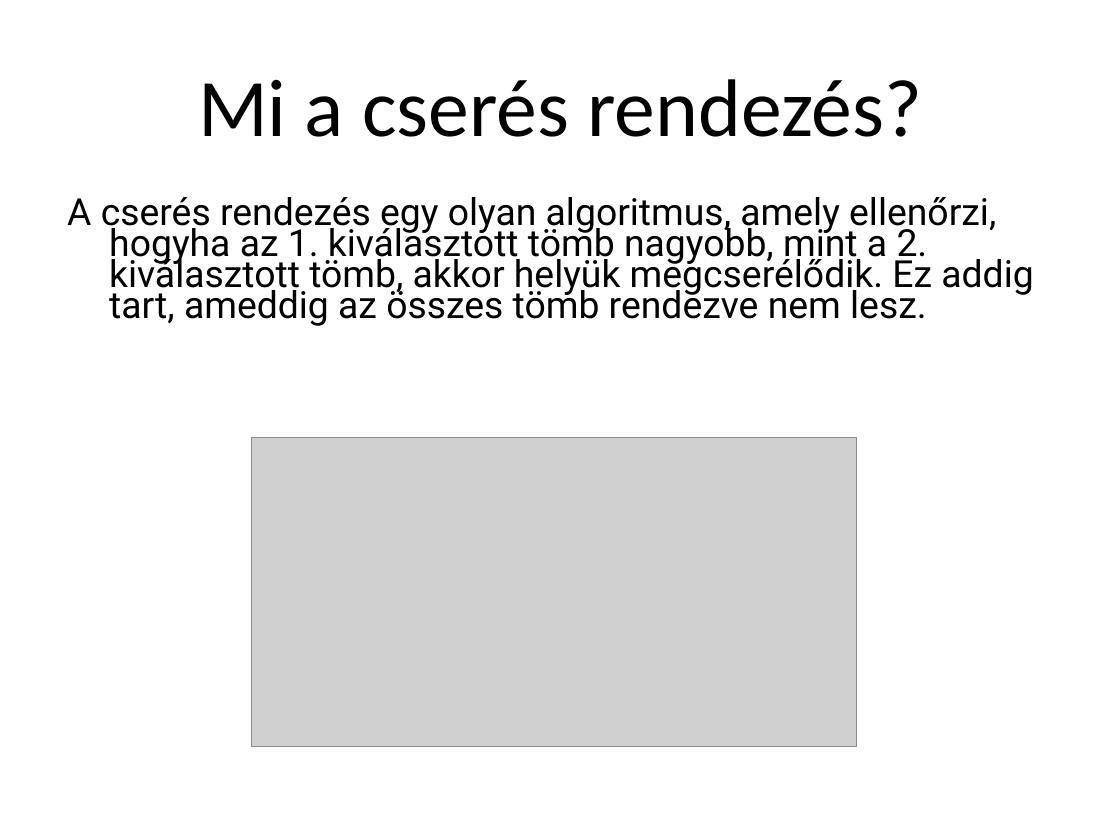
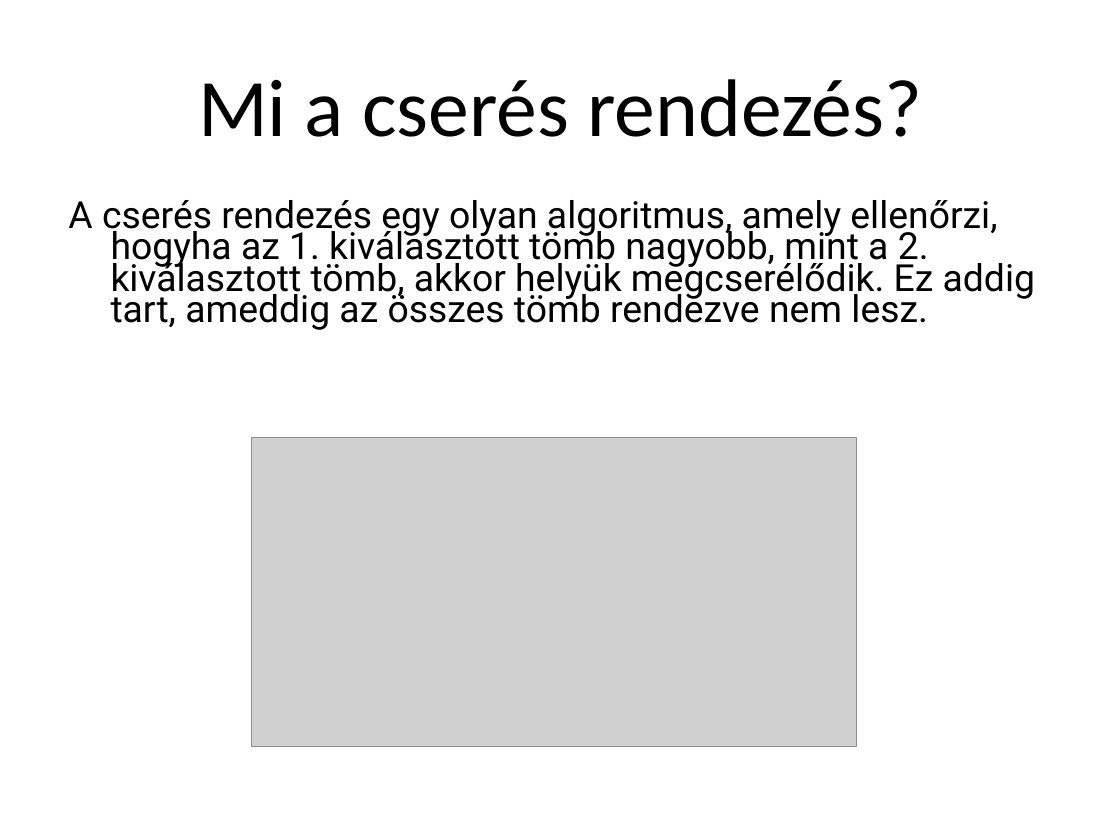
Before and after one commit to kizsi2019/KA_11D, a slide deck: slide 2 of Fuglovics Konor/PowerPoint/sort.pptx. Drawn at 1120x840 pixels with LibreOffice and Linux fonts; fonts in the diff are those of the drawing; grey boxes stand for pictures; background and template pictures are left out. Boxes give left, top, right and bottom in pixels: in the first picture for what was removed or moved away, otherwise in the second. Text is boxed around its words. In the diff, an @@ line names an element or a change of style, - is before the commit and + after.

```diff
--- a/Fuglovics Konor/PowerPoint/sort.pptx
+++ b/Fuglovics Konor/PowerPoint/sort.pptx
@@ text "A cserés rendezés egy olyan ...": place and size @@
-text "A cserés rendezés egy olyan ..." at [67,197,1033,326]
+text "A cserés rendezés egy olyan ..." at [68,200,1035,330]
```
Also in this commit, not shown: 1 other slide changed.
